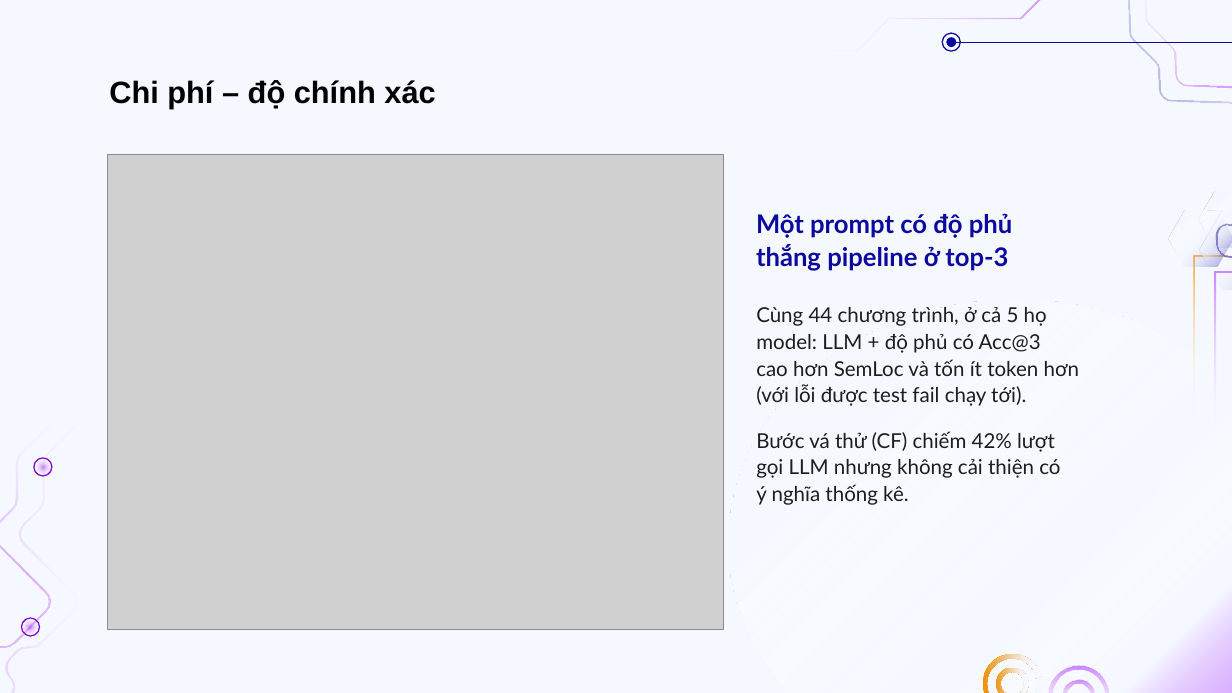
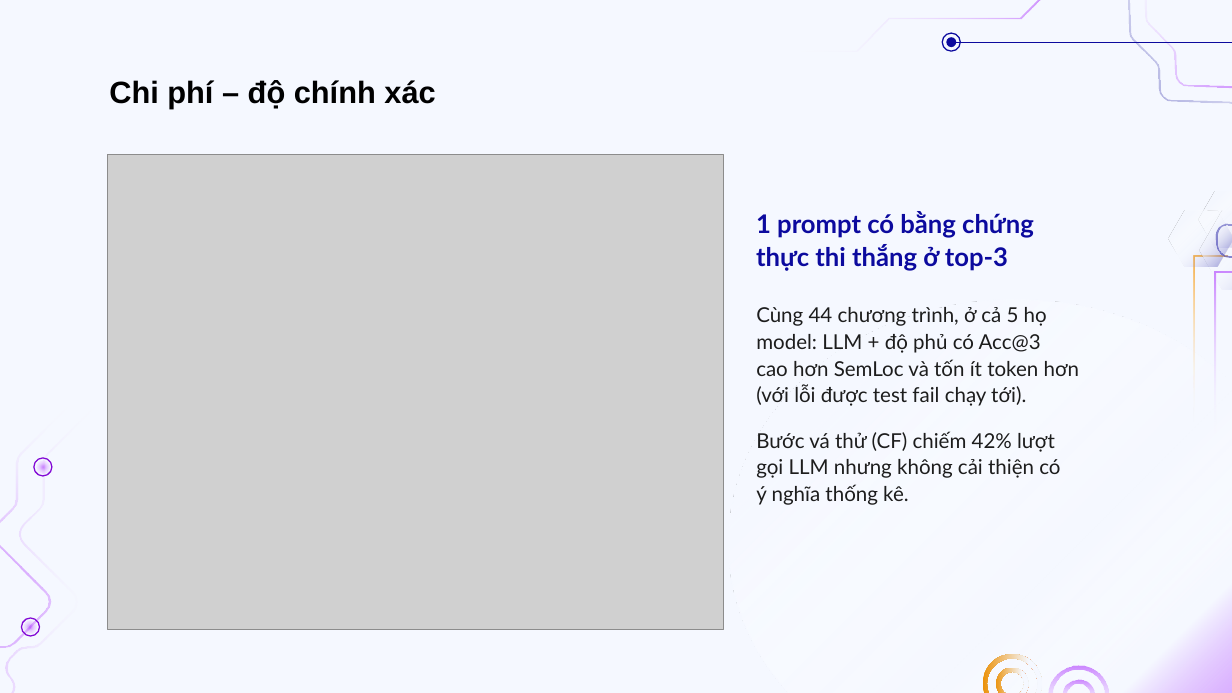
Before and after one commit to doanan293/grounded-or-guessed, a slide deck: slide 18 of docs/presentation/bao-cao-lan-1.pptx. Drawn at 1232x693 pixels with LibreOffice and Linux fonts; fonts in the diff are those of the drawing; grey boxes stand for pictures; background and template pictures are left out. Boxes give left, top, right and bottom in pixels: in the first picture for what was removed or moved away, otherwise in the second. Text is boxed around its words. In the diff, an @@ line names an element or a change of style, - is before the commit and + after.

Commit message:
docs: final-review fixes (top-1 guessed by construction everywhere, Acc@5 direction caveat, execution-evidence wording on slides, glossary longtable, head height)

```diff
--- a/docs/presentation/bao-cao-lan-1.pptx
+++ b/docs/presentation/bao-cao-lan-1.pptx
@@ text at bbox=[756, 211, 1034, 271]: text changed @@
-Một prompt có độ phủ
-thắng pipeline ở top-3
+1 prompt có bằng chứng
+thực thi thắng ở top-3
```
Also in this commit, not shown: 5 other slides changed, 15 other files.
